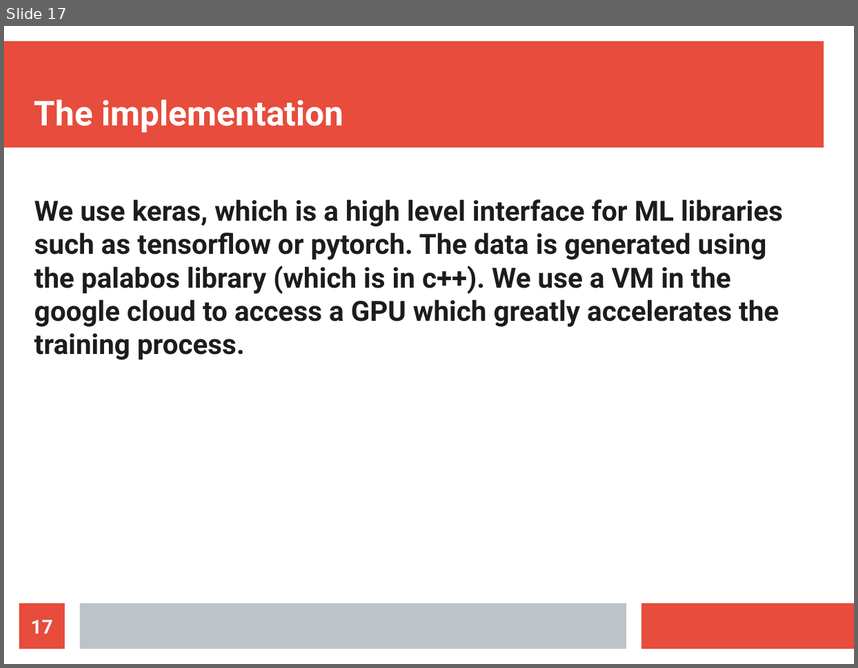
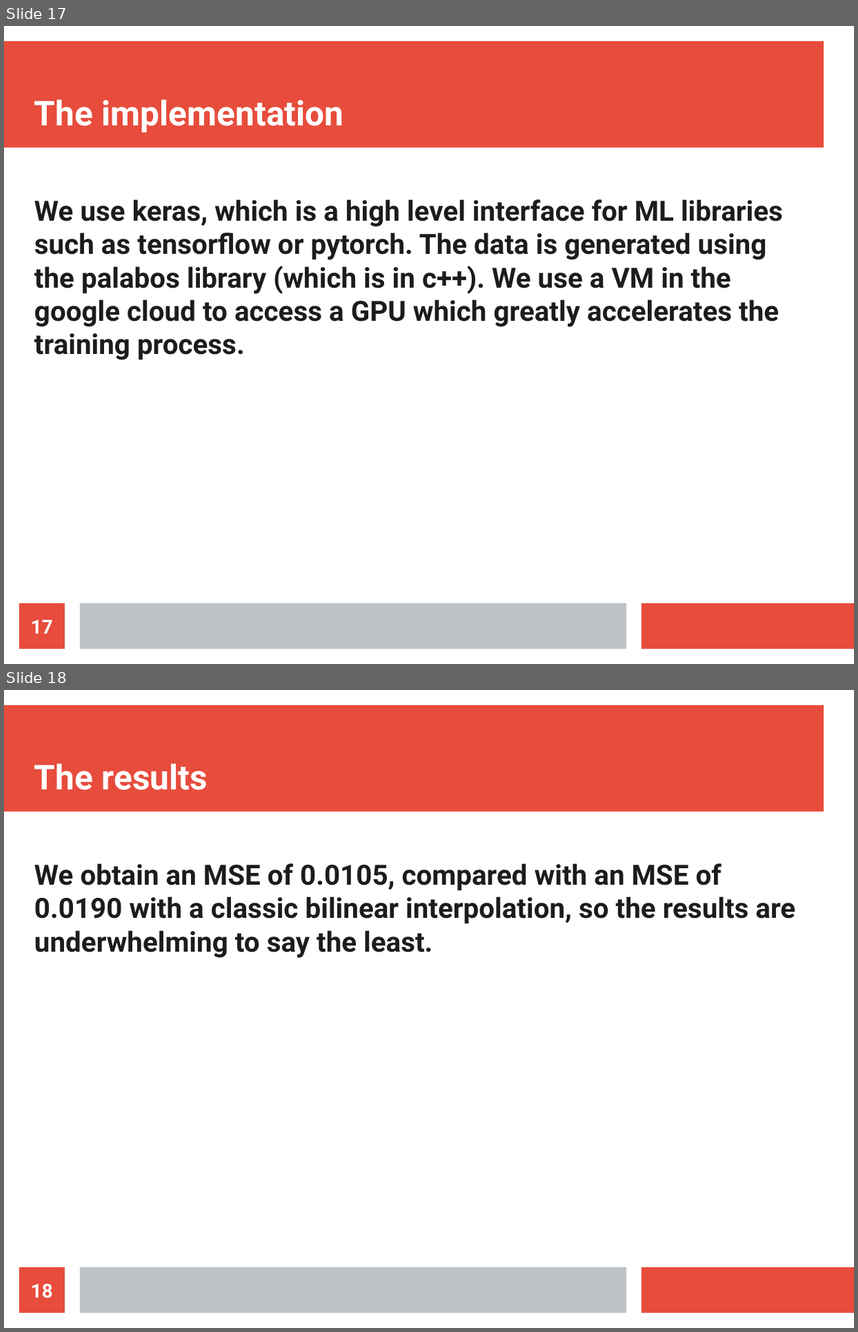
Before and after one commit to dalexanderch/CFD, a slide deck: presentation.odp. Shown one above the other, each under a label of ours: slide 17 before the commit, slides 17 and 18 after it. The pictures are 858x668 and 858x1332 pixels, drawn with LibreOffice and Linux fonts; fonts in the diff are those of the drawing. Boxes give left, top, right and bottom in pixels: in the first picture for what was removed or moved away, otherwise in the second. Text is boxed around its words. In the diff, an @@ line names an element or a change of style, - is before the commit and + after.

```diff
--- a/presentation.odp
+++ b/presentation.odp
@@ slide 18 added at <box>4,690,854,1328</box>, background #FFFFFF; not listed: 3 template elements that a slide beside it also shows @@
@@ title added at <box>34,763,208,790</box>, 32 pt, text #FFFFFF, bold @@
+The results
@@ text added at <box>34,863,795,958</box>, 26 pt, text #1C1C1C, bold @@
+We obtain an MSE of 0.0105, compared with an MSE of 0.0190 with a classic bilinear interpolation, so the results are underwhelming to say the least.
@@ page number added at <box>19,1267,65,1312</box>, fill #E74C3C, 18 pt, text #FFFFFF, bold @@
+18
```
Also in this commit, not shown: 1 other slide added, 1 slide removed, 3 other files.
